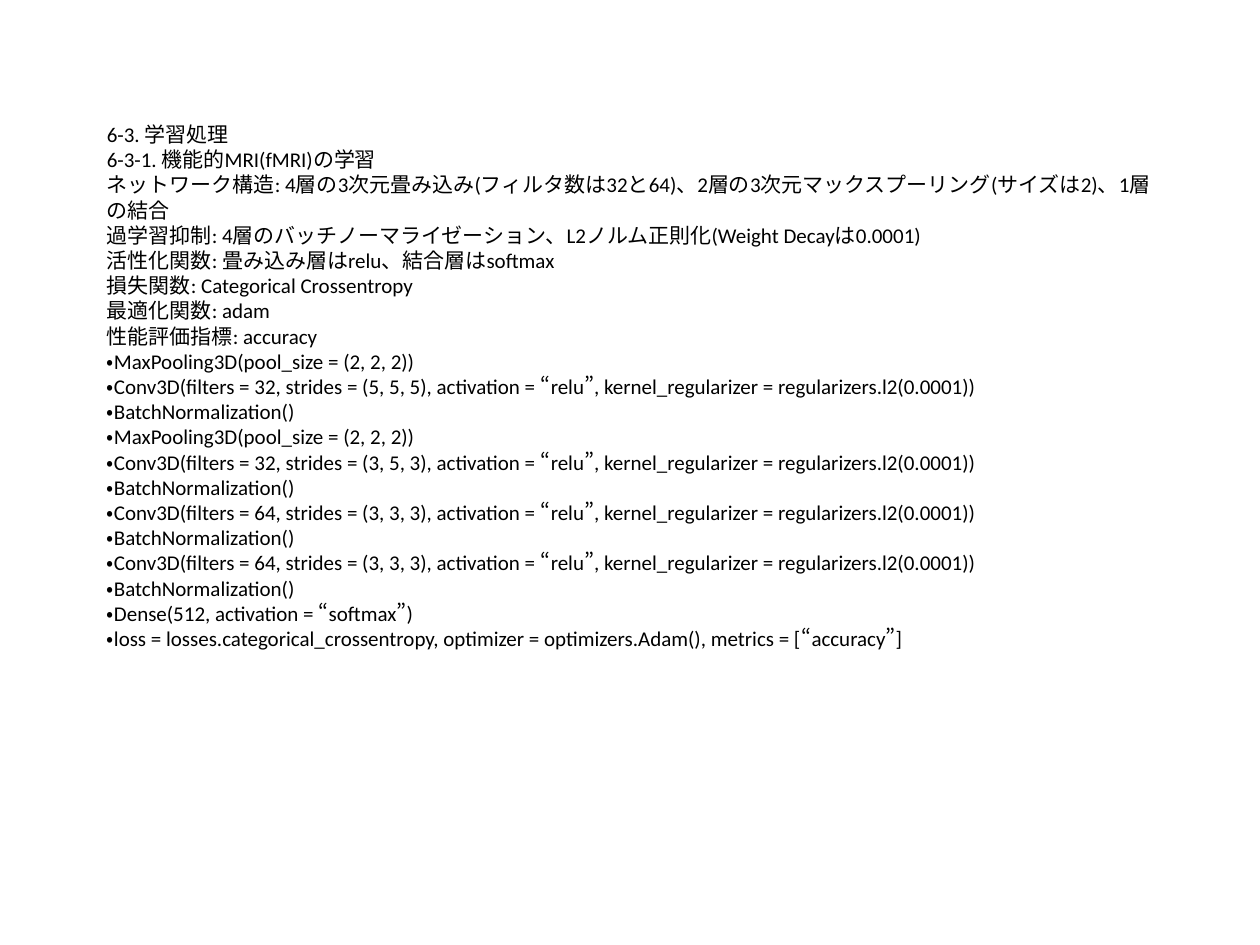
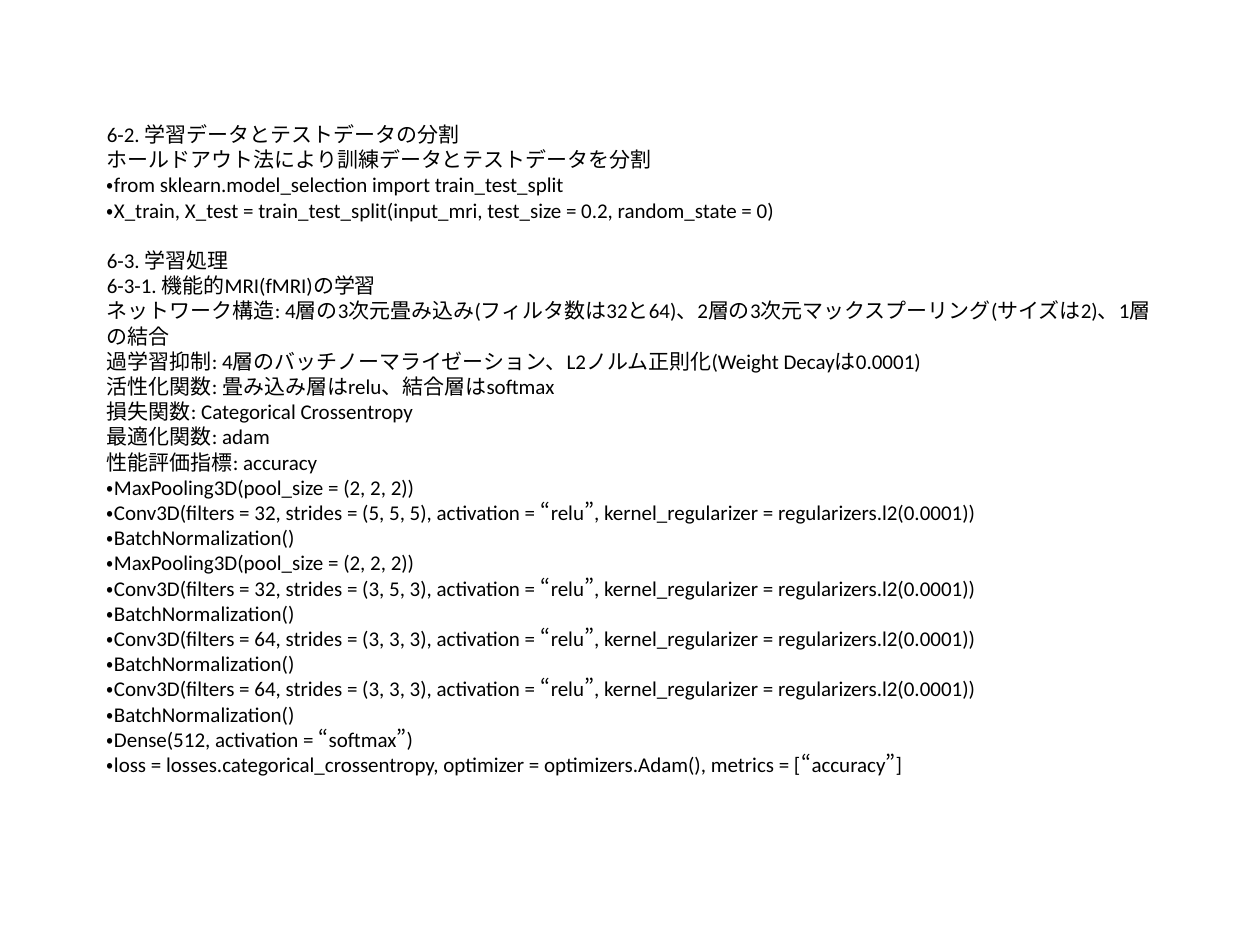
Before and after one commit to yasuyukiokubo/DiveIntoCode, a slide deck: slide 7 of presentation/システム設計書_MRI画像によるADHD予測システム_学習モデル.pptx. Drawn at 1260x945 pixels with LibreOffice and Linux fonts; fonts in the diff are those of the drawing. Boxes give left, top, right and bottom in pixels: in the first picture for what was removed or moved away, otherwise in the second. Text is boxed around its words. In the diff, an @@ line names an element or a change of style, - is before the commit and + after.

```diff
--- a/presentation/システム設計書_MRI画像によるADHD予測システム_学習モデル.pptx
+++ b/presentation/システム設計書_MRI画像によるADHD予測システム_学習モデル.pptx
@@ title at box(107, 124, 1150, 776): text changed @@
-6-3. 学習処理
-6-3-1. 機能的MRI(fMRI)の学習
-ネットワーク構造: 4層の3次元畳み込み(フィルタ数は32と64)、2層の3次元マックスプーリング(サイズは2)、1層の結合
-過学習抑制: 4層のバッチノーマライゼーション、L2ノルム正則化(Weight Decayは0.0001)
-活性化関数: 畳み込み層はrelu、結合層はsoftmax
-損失関数: Categorical Crossentropy
-最適化関数: adam
-性能評価指標: accuracy
-・MaxPooling3D(pool_size = (2, 2, 2))
-・Conv3D(filters = 32, strides = (5, 5, 5), activation = “relu”, kernel_regularizer = regularizers.l2(0.0001))
-・BatchNormalization()
-・MaxPooling3D(pool_size = (2, 2, 2))
-・Conv3D(filters = 32, strides = (3, 5, 3), activation = “relu”, kernel_regularizer = regularizers.l2(0.0001))
-・BatchNormalization()
-・Conv3D(filters = 64, strides = (3, 3, 3), activation = “relu”, kernel_regularizer = regularizers.l2(0.0001))
-・BatchNormalization()
-・Conv3D(filters = 64, strides = (3, 3, 3), activation = “relu”, kernel_regularizer = regularizers.l2(0.0001))
-・BatchNormalization()
-・Dense(512, activation = “softmax”)
-・loss = losses.categorical_crossentropy, optimizer = optimizers.Adam(), metrics = [“accuracy”]
+6-2. 学習データとテストデータの分割
+ホールドアウト法により訓練データとテストデータを分割
+・from sklearn.model_selection import train_test_split
+・X_train, X_test = train_test_split(input_mri, test_size = 0.2, random_state = 0)
+6-3. 学習処理
+6-3-1. 機能的MRI(fMRI)の学習
+ネットワーク構造: 4層の3次元畳み込み(フィルタ数は32と64)、2層の3次元マックスプーリング(サイズは2)、1層の結合
+過学習抑制: 4層のバッチノーマライゼーション、L2ノルム正則化(Weight Decayは0.0001)
+活性化関数: 畳み込み層はrelu、結合層はsoftmax
+損失関数: Categorical Crossentropy
+最適化関数: adam
+性能評価指標: accuracy
+・MaxPooling3D(pool_size = (2, 2, 2))
+・Conv3D(filters = 32, strides = (5, 5, 5), activation = “relu”, kernel_regularizer = regularizers.l2(0.0001))
+・BatchNormalization()
+・MaxPooling3D(pool_size = (2, 2, 2))
+・Conv3D(filters = 32, strides = (3, 5, 3), activation = “relu”, kernel_regularizer = regularizers.l2(0.0001))
+・BatchNormalization()
+・Conv3D(filters = 64, strides = (3, 3, 3), activation = “relu”, kernel_regularizer = regularizers.l2(0.0001))
+・BatchNormalization()
+・Conv3D(filters = 64, strides = (3, 3, 3), activation = “relu”, kernel_regularizer = regularizers.l2(0.0001))
+・BatchNormalization()
+・Dense(512, activation = “softmax”)
+・loss = losses.categorical_crossentropy, optimizer = optimizers.Adam(), metrics = [“accuracy”]
```
Also in this commit, not shown: 4 other slides changed, 1 slide removed, 1 other file.
